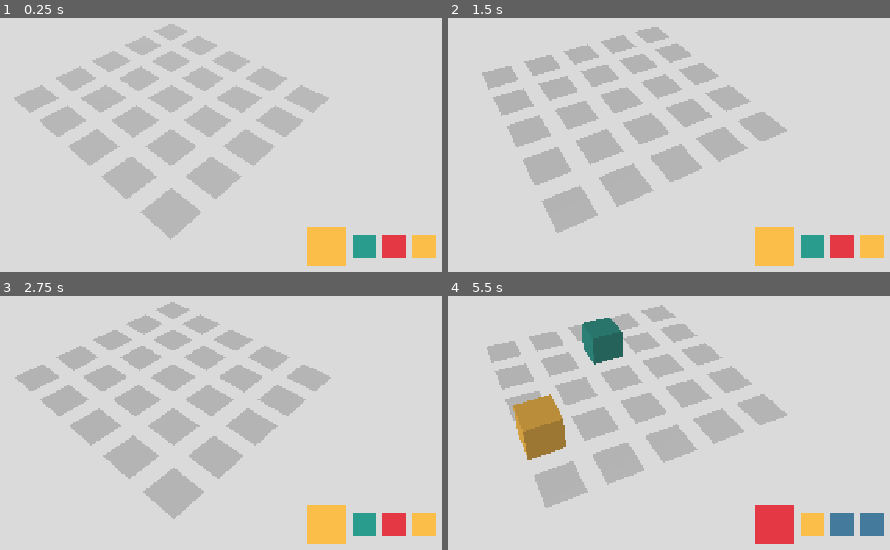
Above: before the commit, frames 1-4 (two rows, left to right).
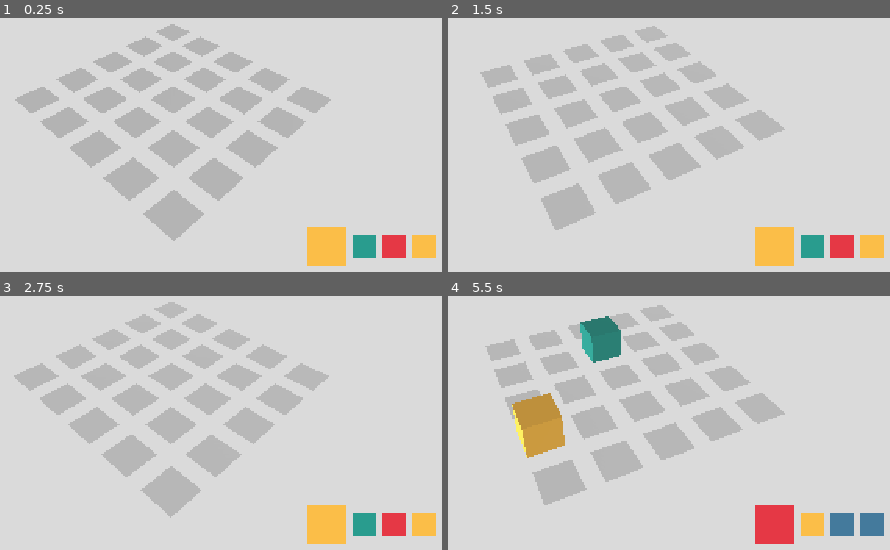
Above: after the commit, the same moments.

Repository: Cam1lo/CombineDefend
Game: Godot game, scene res://Main.tscn
Two runs of this game, one before a commit and one after it. Both use one fixed random seed, a clock stepped at 60 frames per second and the inputs below.
Inputs (mouse positions are in pixels of both pictures, inside the frame that each line leads up to):
- Up to frame 1 (0.25 s): no input
- Up to frame 2 (1.5 s): tap Enter at 0.5 s; move the mouse to (797, 51) at 0.52 s; tap Q (rotate_camera_left) at 0.6 s; click (797, 51) at 0.67 s; move the mouse to (456, 96) at 1.27 s; tap E (rotate_camera_right) at 1.35 s; click (456, 96) at 1.42 s
- Up to frame 3 (2.75 s): move the mouse to (outside the picture) at 2.02 s; tap Q (rotate_camera_left) at 2.1 s; click (outside the picture) at 2.17 s
- Up to frame 4 (5.5 s): move the mouse to (580, 445) at 2.77 s; tap E (rotate_camera_right) at 2.85, 4.35 s; click (580, 445) at 2.92 s; move the mouse to (859, 423) at 3.52 s; tap Q (rotate_camera_left) at 3.6, 5.1 s; click (859, 423) at 3.67 s; move the mouse to (outside the picture) at 4.27 s; click (outside the picture) at 4.42 s; move the mouse to (660, 351) at 5.02 s; click (660, 351) at 5.17 s

The runs differ from the first frame. In frame 1, 2.6% of the frame differs, in the area x 3-75%, y 2-88%; in frame 2, 2.6%; in frame 3, 2.6%; in frame 4, 4.4%, in the area x 8-77%, y 3-84%.

Commit message:
Background music added

Diff:
--- a/Main.gd
+++ b/Main.gd
@@ -9,6 +9,10 @@
 var yellow = Color('fcbf49')
 var color_dict = [red, blue, green, yellow]
 var grid = []
+
+func _process(delta):
+	if !$BackgroundMusic.playing:
+		$BackgroundMusic.play()
 
 func _ready():
 	init_grid()
--- a/Main.tscn
+++ b/Main.tscn
@@ -8,6 +8,7 @@
 [ext_resource path="res://Ground.gd" type="Script" id=6]
 [ext_resource path="res://assets/audio/unit_placed.wav" type="AudioStream" id=7]
 [ext_resource path="res://assets/audio/unit_grown.wav" type="AudioStream" id=8]
+[ext_resource path="res://assets/audio/background_music.wav" type="AudioStream" id=9]
 
 [sub_resource type="BoxShape" id=1]
 extents = Vector3( 7.22256, 0, 7.06172 )
@@ -255,7 +256,7 @@
 light_bake_mode = 0
 
 [node name="CameraPivot" type="Position3D" parent="."]
-transform = Transform( 0.707107, 0.612372, 0.353553, 0, 0.5, -0.866025, -0.707107, 0.612372, 0.353553, 0, 0, 0 )
+transform = Transform( -0.707107, 0.612372, 0.353553, 0, 0.5, -0.866025, -0.707107, -0.612372, -0.353553, 0, 0, 0 )
 script = ExtResource( 2 )
 
 [node name="Camera" type="Camera" parent="CameraPivot"]
@@ -275,4 +276,8 @@
 anims/r315to405 = SubResource( 8 )
 anims/r45to135 = SubResource( 7 )
 
+[node name="BackgroundMusic" type="AudioStreamPlayer" parent="."]
+stream = ExtResource( 9 )
+volume_db = -8.0
+
 [connection signal="unit_placed" from="Ground" to="." method="_on_Ground_unit_placed"]
Not shown: 1 places in Main.tscn that only renumber resources
Not shown, added: assets/audio/background_music.wav.import
Not shown, added: assets/audio/background_music.wav
